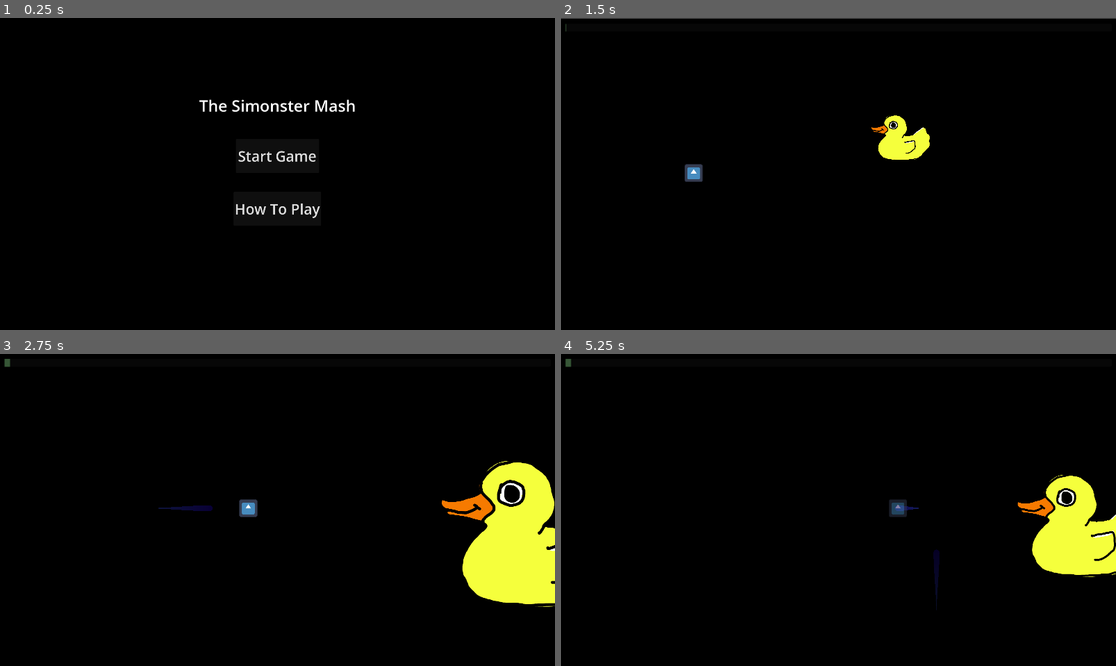
Above: before the commit, frames 1-4 (two rows, left to right).
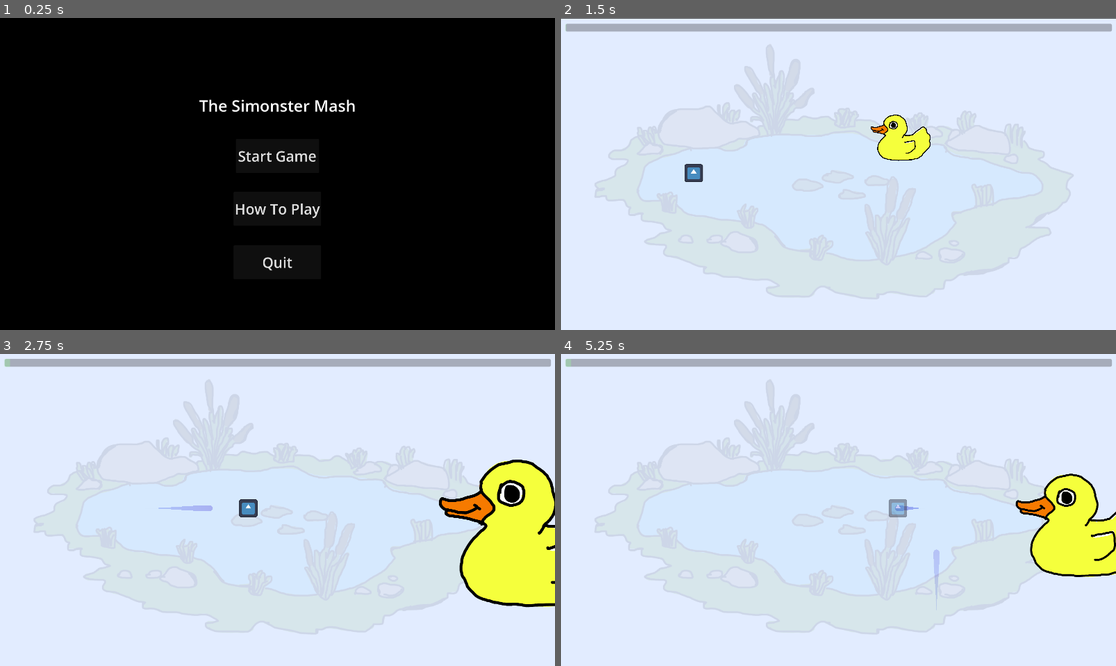
Above: after the commit, the same moments.

Repository: SimonDuPlooyGit/Just-Shapes-and-Beats-2-JK
Game: Godot game, scene res://Scenes/MainMenu.tscn
Two runs of this game, one before a commit and one after it. Both use one fixed random seed, a clock stepped at 60 frames per second and the inputs below. The engine's default icon, where the game draws it, is replaced by a stand-in: a white triangle on a blue panel in a dark square. Sound files missing from this copy of the repository are replaced by a short silence.
Inputs:
- Up to frame 1 (0.25 s): no input
- Up to frame 2 (1.5 s): click "Start Game" at 0.5 s; click "What the Duck!" at 1.25 s
- Up to frame 3 (2.75 s): hold D (Right) from 2.03 s (still down); tap Space (Dash) at 2.1 s
- Up to frame 4 (5.25 s): release D (Right) at 2.78 s; hold S (Down) 2.78-3.53 s; tap Space (Dash) every 0.75 s from 2.85 to 5.1 s; hold D (Right) 3.53-4.28 s; hold W (Up) 4.28-5.03 s; hold A (Left) from 5.03 s (still down)

The runs differ from the first frame. In frame 1, 0.1% of the frame differs, in the area x 47-53%, y 76-82%; in frame 2, 99%, in the area x 0-100%, y 0-100%; in frame 3, 93%; in frame 4, 96%.

Commit message:
Backgrounds added

Diff:
--- a/prototype2rhythm/Scenes/BossFight.tscn
+++ b/prototype2rhythm/Scenes/BossFight.tscn
@@ -15,6 +15,7 @@
 [ext_resource type="Texture2D" uid="uid://b1met8bqfs6wk" path="res://Sprites/DuckFullyOpen.png" id="13_ksalt"]
 [ext_resource type="Script" uid="uid://c4qtlwf3pwmx4" path="res://Scripts/DuckBrain.gd" id="14_xvhne"]
 [ext_resource type="Script" uid="uid://bbninnkv30233" path="res://Scripts/duckcollider.gd" id="15_7ekg7"]
+[ext_resource type="Texture2D" uid="uid://dhy3ff1jh187n" path="res://Sprites/pondgame.png" id="16_awv0y"]
 
 [sub_resource type="CircleShape2D" id="CircleShape2D_0e48y"]
 radius = 4.69185
@@ -175,6 +176,7 @@
 [node name="Endtext" parent="Conductor/Node2D" instance=ExtResource("9_7ekg7")]
 offset_right = 1246.0
 offset_bottom = 260.0
+theme_override_colors/font_color = Color(0, 0, 0, 1)
 text = "Duckstep
 By Chime and
 Tokyo Machine"
@@ -221,57 +223,68 @@
 anchor_right = 0.5
 anchor_bottom = 0.5
 offset_left = -1203.0
-offset_top = -862.0
+offset_top = -928.0
 offset_right = -718.0
-offset_bottom = -98.0
+offset_bottom = -164.0
 grow_horizontal = 2
 grow_vertical = 2
 color = Color(0.0646965, 0.0646965, 0.0646965, 1)
+metadata/_edit_use_anchors_ = true
 
 [node name="Label" type="Label" parent="PauseMenu"]
 offset_left = -242.5
-offset_top = -313.5
+offset_top = -379.5
 offset_right = 243.5
-offset_bottom = -104.5
+offset_bottom = -170.5
 theme_override_font_sizes/font_size = 40
 text = "Game Paused"
 horizontal_alignment = 1
 vertical_alignment = 1
+metadata/_edit_use_anchors_ = true
 
 [node name="Resume" type="Button" parent="PauseMenu"]
 process_mode = 3
 offset_left = -164.0
-offset_top = -104.0
+offset_top = -170.0
 offset_right = 168.0
-offset_bottom = 31.0
+offset_bottom = -35.0
 theme_override_font_sizes/font_size = 30
 text = "Resume Game"
+metadata/_edit_use_anchors_ = true
 
 [node name="Return" type="Button" parent="PauseMenu"]
 process_mode = 3
 offset_left = -164.0
-offset_top = 67.0
+offset_top = 1.0
 offset_right = 168.0
-offset_bottom = 202.0
+offset_bottom = 136.0
 theme_override_font_sizes/font_size = 30
 text = "Return to Main Menu"
+metadata/_edit_use_anchors_ = true
 
 [node name="Restart" type="Button" parent="PauseMenu"]
 process_mode = 3
 offset_left = -164.0
-offset_top = 248.0
+offset_top = 182.0
 offset_right = 168.0
-offset_bottom = 383.0
+offset_bottom = 317.0
 theme_override_font_sizes/font_size = 30
 text = "Restart Level"
+metadata/_edit_use_anchors_ = true
 
 [node name="Background" type="Node" parent="."]
 
 [node name="ColorRect" type="ColorRect" parent="Background"]
-modulate = Color(0, 0, 0, 1)
+modulate = Color(0.883926, 0.923123, 1, 1)
 z_index = -2
 offset_right = 1920.0
 offset_bottom = 1080.0
+
+[node name="Pondgame" type="Sprite2D" parent="Background"]
+modulate = Color(1, 1, 1, 0.0901961)
+z_index = -1
+position = Vector2(934, 545)
+texture = ExtResource("16_awv0y")
 
 [connection signal="life_lost" from="Player" to="Camera2D" method="start_shake"]
 [connection signal="tree_exited" from="Player" to="." method="restart_level"]
--- a/prototype2rhythm/Scenes/MainMenu.tscn
+++ b/prototype2rhythm/Scenes/MainMenu.tscn
@@ -65,5 +65,23 @@
 text = "How To Play
 "
 
+[node name="Quit" type="Button" parent="."]
+layout_mode = 1
+anchors_preset = -1
+anchor_left = 0.425
+anchor_top = 0.388
+anchor_right = 0.575
+anchor_bottom = 0.5
+offset_left = -8.0
+offset_top = 367.96
+offset_right = 7.0
+offset_bottom = 364.0
+grow_horizontal = 2
+grow_vertical = 2
+theme_override_font_sizes/font_size = 50
+text = "Quit
+"
+
 [connection signal="pressed" from="Startgame" to="." method="change_to_levels"]
 [connection signal="pressed" from="Controls" to="." method="change_to_controls"]
+[connection signal="pressed" from="Quit" to="." method="quit_game"]
--- a/prototype2rhythm/Scenes/SamuraiShamploo.tscn
+++ b/prototype2rhythm/Scenes/SamuraiShamploo.tscn
@@ -21,6 +21,7 @@
 [ext_resource type="Script" uid="uid://dtedwg7iukpj0" path="res://Scripts/letterCollisions.gd" id="17_hlcob"]
 [ext_resource type="Texture2D" uid="uid://dc4iq26yrhd5h" path="res://Sprites/redsquare.png" id="17_yn866"]
 [ext_resource type="Texture2D" uid="uid://dideaco3spmx3" path="res://Sprites/Shuriken.png" id="19_grdfb"]
+[ext_resource type="Texture2D" uid="uid://u0xobsqoem0m" path="res://Sprites/toriigate.png" id="22_t4h5p"]
 
 [sub_resource type="CircleShape2D" id="CircleShape2D_0e48y"]
 radius = 4.69185
@@ -83,6 +84,7 @@
 [node name="Endtext" parent="Conductor/Node2D" instance=ExtResource("8_jk316")]
 offset_right = 1246.0
 offset_bottom = 260.0
+theme_override_colors/font_color = Color(0, 0, 0, 1)
 text = "Mortals
 By Warriyo and
 Tokyo Machine and Boom Kitty"
@@ -137,13 +139,13 @@
 
 [node name="Swordslash7" parent="Spawners/SlashSpawner" instance=ExtResource("15_jk316")]
 visible = false
-position = Vector2(182, 868)
+position = Vector2(119, 938)
 rotation = 0.785397
 collision_layer = 2
 
 [node name="Swordslash8" parent="Spawners/SlashSpawner" instance=ExtResource("15_jk316")]
 visible = false
-position = Vector2(273, 808)
+position = Vector2(240, 820)
 rotation = 0.785397
 collision_layer = 2
 
@@ -342,6 +344,7 @@
 offset_top = 359.0
 offset_right = 1036.0
 offset_bottom = 486.0
+theme_override_colors/font_color = Color(0, 0, 0, 1)
 theme_override_font_sizes/font_size = 30
 text = "W"
 horizontal_alignment = 1
@@ -352,6 +355,7 @@
 offset_top = 495.0
 offset_right = 856.0
 offset_bottom = 622.0
+theme_override_colors/font_color = Color(0, 0, 0, 1)
 theme_override_font_sizes/font_size = 30
 text = "A"
 horizontal_alignment = 1
@@ -362,6 +366,7 @@
 offset_top = 627.0
 offset_right = 1036.0
 offset_bottom = 754.0
+theme_override_colors/font_color = Color(0, 0, 0, 1)
 theme_override_font_sizes/font_size = 30
 text = "S"
 horizontal_alignment = 1
@@ -372,6 +377,7 @@
 offset_top = 495.0
 offset_right = 1221.0
 offset_bottom = 622.0
+theme_override_colors/font_color = Color(0, 0, 0, 1)
 theme_override_font_sizes/font_size = 30
 text = "D"
 horizontal_alignment = 1
@@ -454,19 +460,19 @@
 anchor_top = 0.5
 anchor_right = 0.5
 anchor_bottom = 0.5
-offset_left = -1202.0
-offset_top = -830.0
-offset_right = -717.0
-offset_bottom = -66.0
+offset_left = -1191.5
+offset_top = -914.5
+offset_right = -706.5
+offset_bottom = -150.5
 grow_horizontal = 2
 grow_vertical = 2
 color = Color(0.0430392, 0.0430392, 0.0430392, 1)
 
 [node name="Label" type="Label" parent="PauseMenu"]
-offset_left = -242.5
-offset_top = -313.5
-offset_right = 243.5
-offset_bottom = -104.5
+offset_left = -232.0
+offset_top = -398.0
+offset_right = 254.0
+offset_bottom = -189.0
 theme_override_font_sizes/font_size = 40
 text = "Game Paused"
 horizontal_alignment = 1
@@ -474,38 +480,44 @@
 
 [node name="Resume" type="Button" parent="PauseMenu"]
 process_mode = 3
-offset_left = -164.0
-offset_top = -104.0
-offset_right = 168.0
-offset_bottom = 31.0
+offset_left = -153.5
+offset_top = -188.5
+offset_right = 178.5
+offset_bottom = -53.5
 theme_override_font_sizes/font_size = 30
 text = "Resume Game"
 
 [node name="Return" type="Button" parent="PauseMenu"]
 process_mode = 3
-offset_left = -164.0
-offset_top = 67.0
-offset_right = 168.0
-offset_bottom = 202.0
+offset_left = -153.5
+offset_top = -17.5
+offset_right = 178.5
+offset_bottom = 117.5
 theme_override_font_sizes/font_size = 30
 text = "Return to Main Menu"
 
 [node name="Restart" type="Button" parent="PauseMenu"]
 process_mode = 3
-offset_left = -164.0
-offset_top = 248.0
-offset_right = 168.0
-offset_bottom = 383.0
+offset_left = -153.5
+offset_top = 163.5
+offset_right = 178.5
+offset_bottom = 298.5
 theme_override_font_sizes/font_size = 30
 text = "Restart Level"
 
 [node name="Background" type="Node" parent="."]
 
 [node name="ColorRect" type="ColorRect" parent="Background"]
-modulate = Color(0, 0, 0, 1)
+modulate = Color(1, 0.962245, 0.978342, 1)
 z_index = -2
 offset_right = 1920.0
 offset_bottom = 1080.0
+
+[node name="Toriigate" type="Sprite2D" parent="."]
+modulate = Color(1, 1, 1, 0.164706)
+z_index = -1
+position = Vector2(965, 541)
+texture = ExtResource("22_t4h5p")
 
 [connection signal="life_lost" from="Player" to="Camera2D" method="start_shake"]
 [connection signal="tree_exited" from="Player" to="." method="restart_level"]
--- a/prototype2rhythm/Scripts/DuckBrain.gd
+++ b/prototype2rhythm/Scripts/DuckBrain.gd
@@ -40,7 +40,7 @@
 var obstacle_schedule = {
 
 # Droplets for quacks
-117: [["spawnDroplet", Vector2(120,0), "down"]],
+117: [["spawnDroplet", Vector2(100,0), "down"]],
 118: [["spawnDroplet", Vector2(360,0), "down"]],
 120: [["spawnDroplet", Vector2(600,0), "down"]],
 122: [["spawnDroplet", Vector2(840,0), "down"]],
@@ -54,7 +54,7 @@
 139: [["spawnDroplet", Vector2(840,0), "down"]],
 140: [["spawnDroplet", Vector2(600,0), "down"]],
 142: [["spawnDroplet", Vector2(360,0), "down"]],
-149: [["spawnDroplet", Vector2(120,0), "down"]],
+149: [["spawnDroplet", Vector2(100,0), "down"]],
 150: [["spawnDroplet", Vector2(360,0), "down"]],
 152: [["spawnDroplet", Vector2(600,0), "down"]],
 154: [["spawnDroplet", Vector2(840,0), "down"]],
@@ -68,7 +68,7 @@
 168: [["spawnDroplet", Vector2(840,0), "down"]],
 169: [["spawnDroplet", Vector2(600,0), "down"]],
 170: [["spawnDroplet", Vector2(360,0), "down"]],
-171: [["spawnDroplet", Vector2(120,0), "down"]],
+171: [["spawnDroplet", Vector2(100,0), "down"]],
 172: [["spawnDroplet", Vector2(360,0), "down"]],
 174: [["spawnDroplet", Vector2(600,0), "down"]],
 175: [["spawnDroplet", Vector2(840,0), "down"]],
@@ -82,7 +82,7 @@
 197: [["spawnDroplet", Vector2(840,0), "down"]],
 198: [["spawnDroplet", Vector2(600,0), "down"]],
 200: [["spawnDroplet", Vector2(360,0), "down"]],
-202: [["spawnDroplet", Vector2(120,0), "down"]],
+202: [["spawnDroplet", Vector2(100,0), "down"]],
 203: [["spawnDroplet", Vector2(360,0), "down"]],
 204: [["spawnDroplet", Vector2(600,0), "down"]],
 206: [["spawnDroplet", Vector2(840,0), "down"]],
@@ -96,7 +96,7 @@
 224: [["spawnDroplet", Vector2(840,0), "down"]],
 226: [["spawnDroplet", Vector2(600,0), "down"]],
 227: [["spawnDroplet", Vector2(360,0), "down"]],
-228: [["spawnDroplet", Vector2(120,0), "down"]],
+228: [["spawnDroplet", Vector2(100,0), "down"]],
 230: [["spawnDroplet", Vector2(360,0), "down"]],
 232: [["spawnDroplet", Vector2(600,0), "down"]],
 233: [["spawnDroplet", Vector2(840,0), "down"]],
@@ -135,7 +135,7 @@
 
 #Bass hit obstacles in drop section
 beatToNote(1,32): [
-["spawnDroplet", Vector2(120,0), "down"],
+["spawnDroplet", Vector2(100,0), "down"],
 ["spawnDroplet", Vector2(1800,1080), "up"],
 ],
 beatToNote(3,32): [
@@ -171,7 +171,7 @@
 ["spawnDroplet", Vector2(0,665), "right"],
 ],
 beatToNote(1,32): [
-["spawnDroplet", Vector2(120,0), "down"],
+["spawnDroplet", Vector2(100,0), "down"],
 ["spawnDroplet", Vector2(1800,1080), "up"],
 ],
 beatToNote(3,32): [
@@ -207,7 +207,7 @@
 ["spawnDroplet", Vector2(0,665), "right"],
 ],
 beatToNote(3,36): [
-["spawnDroplet", Vector2(120,0), "down"],
+["spawnDroplet", Vector2(100,0), "down"],
 ["spawnDroplet", Vector2(1800,1080), "up"],
 ],
 beatToNote(1,37): [
@@ -243,7 +243,7 @@
 ["spawnDroplet", Vector2(0,665), "right"],
 ],
 beatToNote(1,41): [
-["spawnDroplet", Vector2(120,0), "down"],
+["spawnDroplet", Vector2(100,0), "down"],
 ["spawnDroplet", Vector2(1800,1080), "up"],
 ],
 beatToNote(3,41): [
@@ -278,7 +278,7 @@
 ["spawnDroplet", Vector2(1920,665), "left"],
 ["spawnDroplet", Vector2(0,665), "right"],
 ],beatToNote(3,45): [
-["spawnDroplet", Vector2(120,0), "down"],
+["spawnDroplet", Vector2(100,0), "down"],
 ["spawnDroplet", Vector2(1800,1080), "up"],
 ],
 beatToNote(1,46): [
--- a/prototype2rhythm/Scripts/mainmenu.gd
+++ b/prototype2rhythm/Scripts/mainmenu.gd
@@ -5,3 +5,6 @@
 
 func change_to_controls():
 	get_tree().change_scene_to_file("res://Scenes/controls.tscn")
+
+func quit_game():
+	get_tree().quit()
Not shown: 1 places in prototype2rhythm/Scenes/BossFight.tscn that only renumber resources
Not shown: 1 places in prototype2rhythm/Scenes/SamuraiShamploo.tscn that only renumber resources
Binary file added: prototype2rhythm/Sprites/pondgame.png
Not shown, added: prototype2rhythm/Sprites/pondgame.png.import
Binary file added: prototype2rhythm/Sprites/toriigate.png
Not shown, added: prototype2rhythm/Sprites/toriigate.png.import
